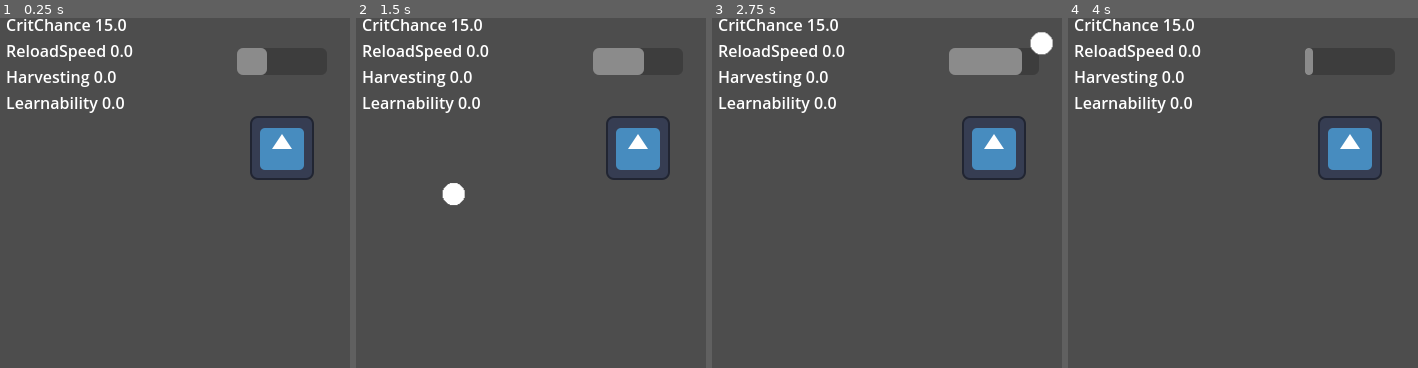
Above: before the commit, frames 1-4 (left to right).
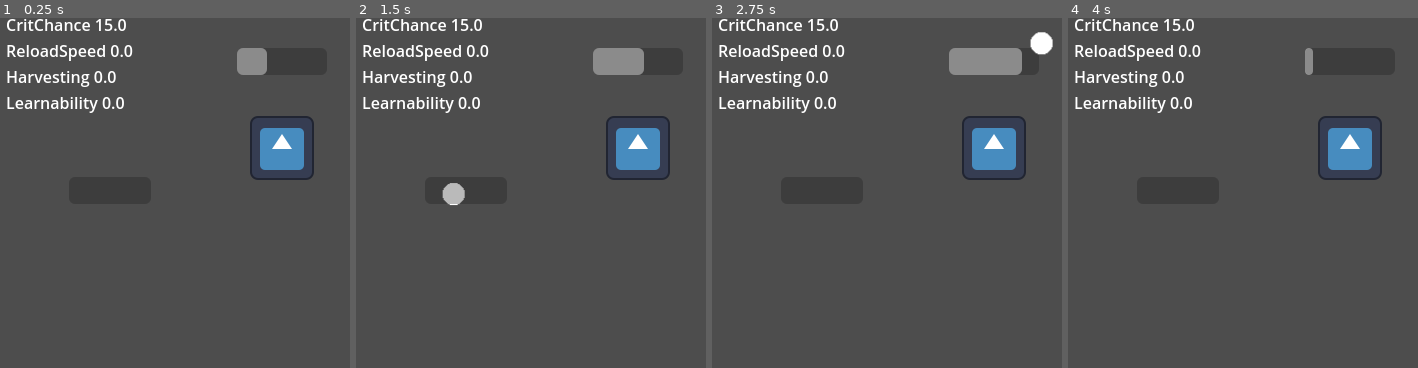
Above: after the commit, the same moments.

Repository: Iviv122/spacefortress
Game: Godot game, scene res://gameplay.tscn
The game is run twice, just before and just after one commit, with the same random seed, the same clock (stepped at 60 frames per second) and the same inputs. The engine's default icon, where the game draws it, is replaced by a stand-in: a white triangle on a blue panel in a dark square.
Inputs (mouse positions are % of the whole screen's width and height, from its top left):
- Up to frame 1 (0.25 s): no input
- Up to frame 2 (1.5 s): tap Enter at 0.5 s; move the mouse to (72, 45) at 0.52 s; move the mouse to (30, 55) at 1.27 s
- Up to frame 3 (2.75 s): move the mouse to (60, 28) at 2.02 s
- Up to frame 4 (4 s): move the mouse to (45, 70) at 2.77 s; move the mouse to (80, 65) at 3.52 s
The pictures show only the part of the screen within x 10-60%, y 31-81%; the shares and areas given below are measured in that part.

The runs differ from the first frame. In frame 2, 0.3% of the frame differs, in the area x 24-32%, y 47-54%; in frame 3, less than 0.1%; in frame 4, less than 0.1%.

Commit message:
Exp for kill

Diff:
--- a/gameplay.tscn
+++ b/gameplay.tscn
@@ -1,12 +1,14 @@
-[gd_scene load_steps=10 format=3 uid="uid://b2cpj44xd3dgf"]
+[gd_scene load_steps=12 format=3 uid="uid://b2cpj44xd3dgf"]
 
 [ext_resource type="PackedScene" uid="uid://c74yyn60hkwom" path="res://prefabs/main_player_tower.tscn" id="1_n4psk"]
 [ext_resource type="Script" uid="uid://383rrnsy3s2" path="res://objects/gameplay/enemy/spawner.gd" id="2_ej4tk"]
 [ext_resource type="PackedScene" uid="uid://dsf7ailbkgvdg" path="res://prefabs/enemy.tscn" id="3_oe8ih"]
 [ext_resource type="Script" uid="uid://b1yl5euvcnq7u" path="res://objects/ui/player_stats_label.gd" id="3_smepj"]
 [ext_resource type="Script" uid="uid://bgi0qngqcv25j" path="res://objects/gameplay/player/stats/stat_tuple.gd" id="4_0m7cd"]
+[ext_resource type="Script" uid="uid://cs3v487omy35j" path="res://objects/ui/xp_progression.gd" id="4_2ihbs"]
 [ext_resource type="Script" uid="uid://m2pg3uiik1b" path="res://objects/gameplay/player/stats/player_stats.gd" id="4_cbffv"]
 [ext_resource type="Script" uid="uid://dymmq1a8an8r" path="res://objects/ui/fps_meter.gd" id="4_xuee5"]
+[ext_resource type="Script" uid="uid://b7wjll12w36ab" path="res://objects/gameplay/player/stats/player_expirience.gd" id="6_0m7cd"]
 
 [sub_resource type="Resource" id="Resource_fbudy"]
 script = ExtResource("4_0m7cd")
@@ -46,10 +48,24 @@
 stats = NodePath("../../stats")
 metadata/_custom_type_script = "uid://b1yl5euvcnq7u"
 
+[node name="ExpProgress" type="ProgressBar" parent="Camera2D/CanvasLayer" node_paths=PackedStringArray("p")]
+offset_left = -213.0
+offset_top = 29.0
+offset_right = -131.0
+offset_bottom = 56.0
+show_percentage = false
+script = ExtResource("4_2ihbs")
+p = NodePath("../../PlayerExpirience")
+metadata/_custom_type_script = "uid://cs3v487omy35j"
+
 [node name="stats" type="Node" parent="Camera2D"]
 script = ExtResource("4_cbffv")
 StartStats = Array[ExtResource("4_0m7cd")]([SubResource("Resource_fbudy"), SubResource("Resource_0m7cd")])
 metadata/_custom_type_script = "uid://m2pg3uiik1b"
+
+[node name="PlayerExpirience" type="Node" parent="Camera2D"]
+script = ExtResource("6_0m7cd")
+metadata/_custom_type_script = "uid://b7wjll12w36ab"
 
 [node name="Spawner" type="Node2D" parent="."]
 position = Vector2(-10, 0)
--- a/objects/gameplay/enemy/enemy.gd
+++ b/objects/gameplay/enemy/enemy.gd
@@ -7,6 +7,8 @@
 
 func _ready():
     area_entered.connect(is_bullet)
+    await get_tree().create_timer(9).timeout
+    queue_free()
 
 func is_bullet(area : Area2D):
     if area is Bullet:
@@ -19,6 +21,7 @@
 
 func die():
     queue_free()
+    get_tree().call_group("enemy_death", "_on_enemy_death")
 
 func SetDir(a : Vector2) -> void:
     dir = a*speed
--- a/objects/gameplay/player/stats/player_expirience.gd
+++ b/objects/gameplay/player/stats/player_expirience.gd
@@ -1,18 +1,28 @@
 extends Node
 class_name PlayerExpirience
 
-var Exp : float
-var ExpToNextLevel : float
+var Exp : float = 0
+var ExpToNextLevel : float = 9
 var Level : int = 0
 
 signal levelup
+signal gained(amount : float,ToLevelUp : float)
+
+func _ready():
+    add_to_group("enemy_death")
+
+func _on_enemy_death():
+    AddExp(0.75)
 
 func AddExp(amount:float):
     Exp += amount
+    gained.emit(Exp,ExpToNextLevel)
     if Exp > ExpToNextLevel:
         level_up()
 
 func level_up():
-    ExpToNextLevel *= (Level+3)*(Level*3)
+    ExpToNextLevel += (Level+3)*(Level*3)
     Level+=1
+    Exp = 0
     levelup.emit()
+    gained.emit(Exp,ExpToNextLevel)
--- /dev/null
+++ b/objects/ui/xp_progression.gd
@@ -0,0 +1,14 @@
+extends ProgressBar
+class_name ExpProgress
+
+@export var p : PlayerExpirience
+
+func _ready():
+    p.gained.connect(update)
+    min_value = 0
+    value = p.Exp
+    max_value = p.ExpToNextLevel
+
+func update(a:float,n:float):
+    value = a
+    max_value = n
--- a/project.godot
+++ b/project.godot
@@ -24,6 +24,11 @@
 
 enabled=PackedStringArray("res://addons/godot_super-wakatime/plugin.cfg")
 
+[global_group]
+
+enemy_death=""
+stage_end=""
+
 [input]
 
 shoot={
Not shown, added: objects/ui/xp_progression.gd.uid
Not shown, changed: .gitignore
